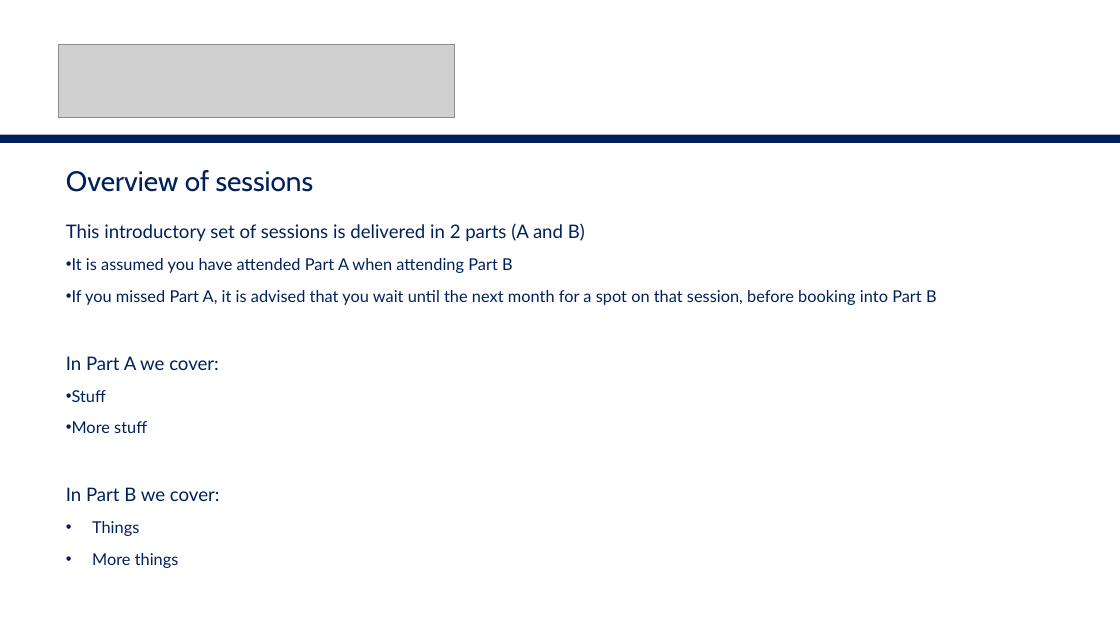
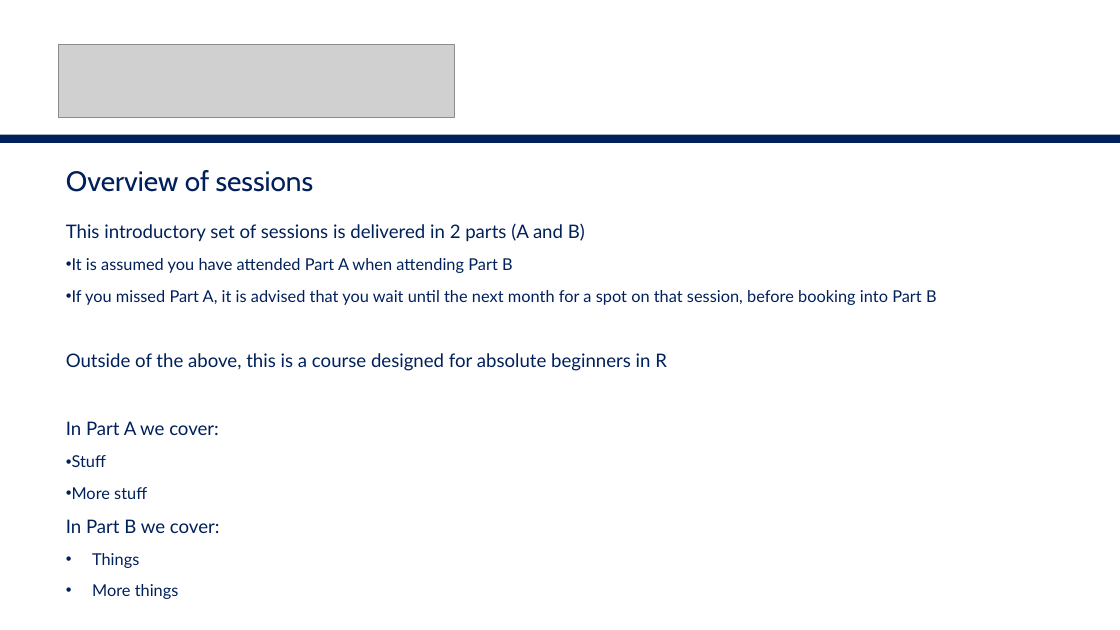
Before and after one commit to nistatisticsresearchagency/CC-r-intro, a slide deck: slide 2 of intro-slides.pptx. Drawn at 1120x630 pixels with LibreOffice and Linux fonts; fonts in the diff are those of the drawing; grey boxes stand for pictures. Boxes give left, top, right and bottom in pixels: in the first picture for what was removed or moved away, otherwise in the second. Text is boxed around its words. In the diff, an @@ line names an element or a change of style, - is before the commit and + after.

```diff
--- a/intro-slides.pptx
+++ b/intro-slides.pptx
@@ text at (66, 353, 667, 371): paragraph added @@
+Outside of the above, this is a course designed for absolute beginners in R
```
Also in this commit, not shown: 1 other slide changed.
